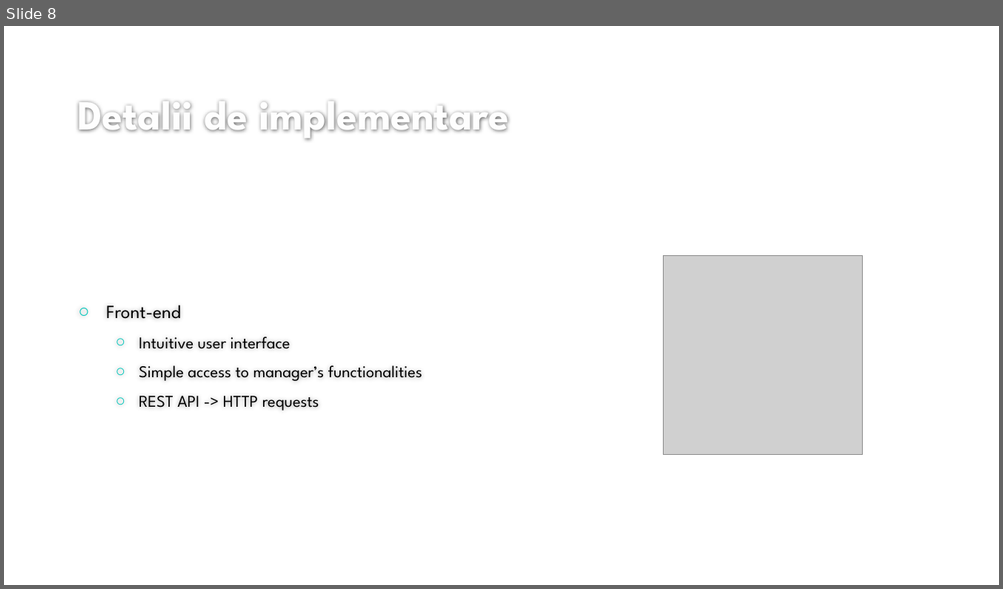
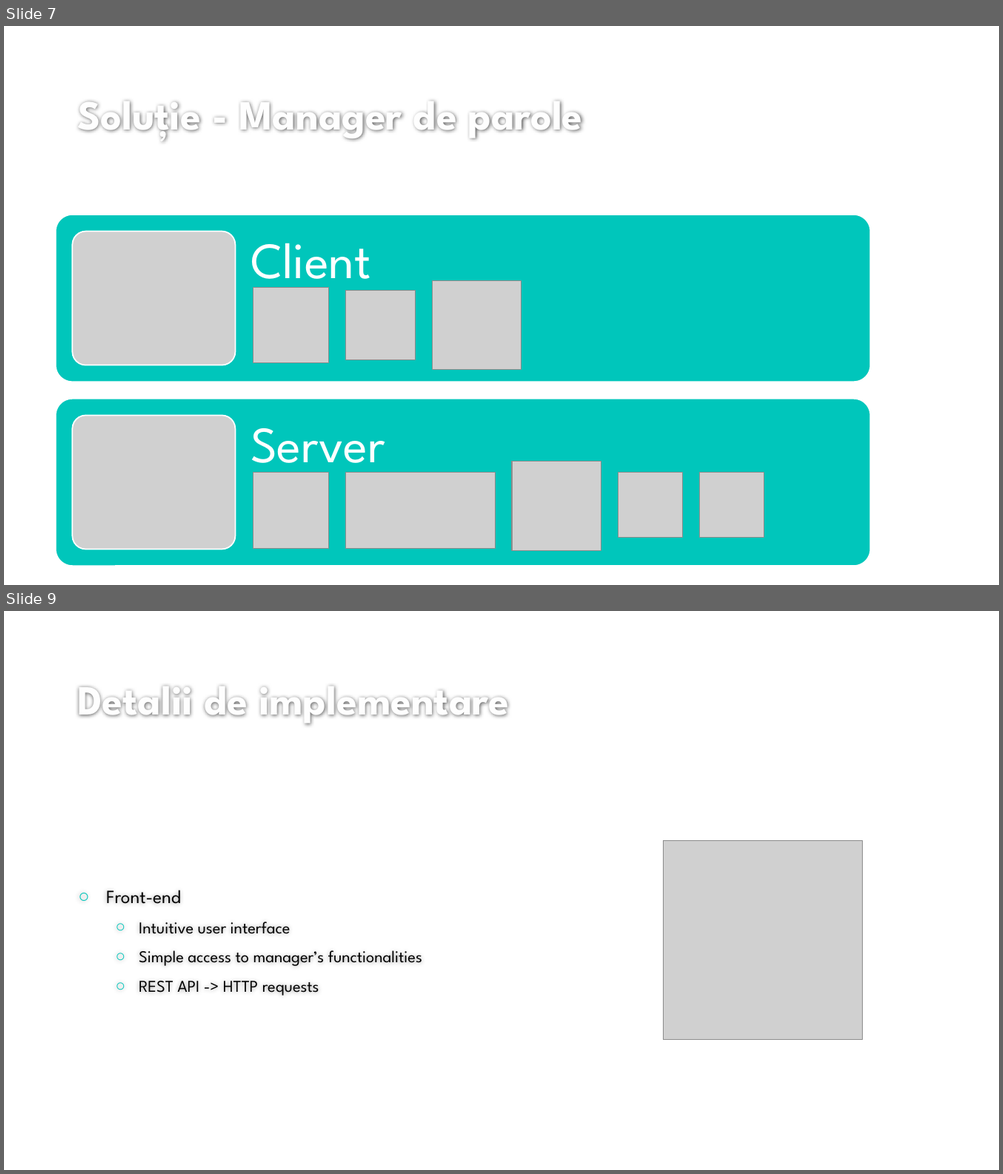
Before and after one commit to dutualincalin/Licenta_Password-Manager, a slide deck: Prezentare Milestone.pptx. Shown one above the other, each under a label of ours: slide 8 before the commit, slides 7 and 9 after it; the slides between them are not shown. The pictures are 1003x589 and 1003x1174 pixels, drawn with LibreOffice and Linux fonts; fonts in the diff are those of the drawing; grey boxes stand for pictures; background and template pictures are left out. Boxes give left, top, right and bottom in pixels: in the first picture for what was removed or moved away, otherwise in the second. Text is boxed around its words. In the diff, an @@ line names an element or a change of style, - is before the commit and + after.

```diff
--- a/Prezentare Milestone.pptx
+++ b/Prezentare Milestone.pptx
@@ slide 7 added at bbox=[4, 26, 999, 585], background #FFFFFF @@
@@ title added at bbox=[77, 101, 583, 141], 40 pt, text #FEFEFE, bold @@
+Soluție - Manager de parole
@@ picture added at bbox=[253, 287, 329, 363] @@
@@ picture added at bbox=[346, 291, 415, 360] @@
@@ picture added at bbox=[432, 281, 521, 370] @@
@@ group added at bbox=[56, 215, 871, 566]: 2 rounded rectangles, 2 texts, 2 pictures @@
+Client
+Server
@@ picture added at bbox=[512, 462, 602, 551] @@
@@ picture added at bbox=[253, 473, 329, 549] @@
@@ picture added at bbox=[346, 473, 495, 549] @@
@@ picture added at bbox=[618, 473, 683, 538] @@
@@ picture added at bbox=[700, 473, 764, 538] @@
@@ what was slide 8 is now slide 9 @@
```
Also in this commit, not shown: 7 slides changed, 2 other slides added, 4 slides removed, 23 other files.
